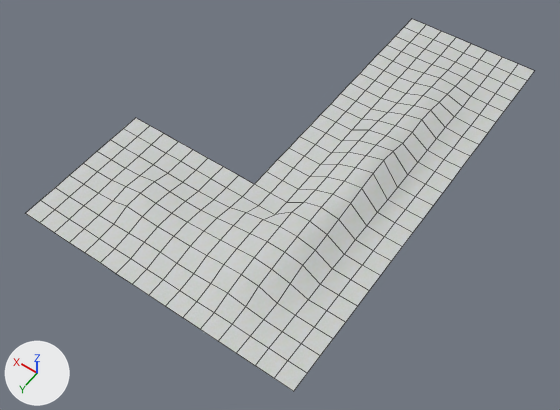
An edit to the OBJ model game/models/auto/l_1.obj, drawn before and after from the same camera.
Before and after are seen from a 50 mm lens placed at (-740.0, 2020.0, 1934.0), pointed at (187.0, 722.0, -107.0). Every picture has the same lights, and +X, +Y and +Z are marked at lower left. Mesh edges are drawn as thin lines. Where no turn or scale is listed for an object, it has been applied to the vertices.

Objects in the first picture: 'l_1_Cube.009'.
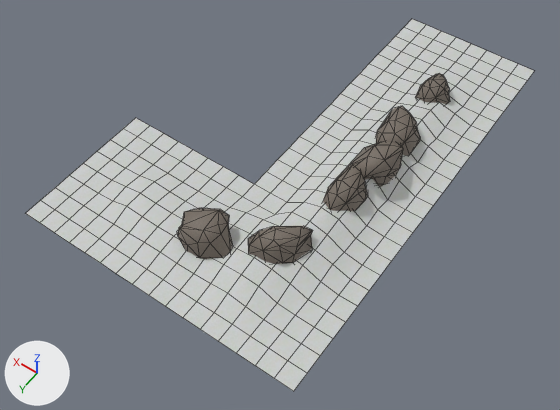
The change, as a list of edits to the scene's bpy script:
```text
Add img_rock_tga:
    img_rock_tga = load_image('rock.tga', '../../textures/dev/rock.tga', 128, 128, 'sRGB')
Add mat_textures_dev_ground_rock_tga:
    mat_textures_dev_ground_rock_tga = principled_material('textures/dev/ground_rock.tga')
    mat_textures_dev_ground_rock_tga.texture = img_rock_tga
    mat_textures_dev_ground_rock_tga.roughness = 0.69
Change me_l_1_cube_009:
    used by ob_l_1_cube_009; location = (0.0, 0.0, 0.0)
    verts and faces of me_l_1_cube_009; kept vertices keep their numbers, new ones are numbered from 297
    before: 56 (-128.0, 128.0, 6.0) at pixel (454, 116)
    before: 83 (-128.0, 320.0, 5.0) at pixel (427, 150), 101 (-128.0, 448.0, 3.0) at pixel (407, 174), 110 (-128.0, 512.0, 3.0) at pixel (397, 187), 120 (-64.0, 576.0, 90.0) at pixel (373, 173), 128 (-128.0, 640.0, 5.0) at pixel (377, 212)
    before: 138 (-64.0, 704.0, 70.0) at pixel (350, 203), 145 (-128.0, 768.0, 3.0) at pixel (355, 239), 170 (-128.0, 960.0, 1.0) at pixel (320, 284), 171 (-128.0, 896.0, 2.0) at pixel (332, 268), 172 (-128.0, 832.0, 2.0) at pixel (344, 254)
    remove me_l_1_cube_009.from_pydata(...)  # 297 vertices, 256 faces; spans x -256.0..768.0, y -256.0..1280.0, z 0.0..91.0
    add me_l_1_cube_009.from_pydata(...)  # 512 vertices, 657 faces; spans x -256.0..768.0, y -256.0..1280.0, z -33.0..150.0
    me_l_1_cube_009 part 1: a new loose piece of 45 vertices spanning x 137.0..333.0, y 967.0..1111.0, z -33.0..125.0, in mat_textures_dev_ground_rock_tga (picture img_rock_tga)
    me_l_1_cube_009 part 2: a new loose piece of 34 vertices spanning x -89.0..30.0, y 19.0..158.0, z -28.0..96.0, in mat_textures_dev_ground_rock_tga (picture img_rock_tga)
    me_l_1_cube_009 part 3: a new loose piece of 34 vertices spanning x -106.0..45.0, y 255.0..465.0, z -7.0..125.0, in mat_textures_dev_ground_rock_tga (picture img_rock_tga)
    me_l_1_cube_009 part 4: a new loose piece of 34 vertices spanning x -122.0..24.0, y 395.0..631.0, z -14.0..150.0, in mat_textures_dev_ground_rock_tga (picture img_rock_tga)
    me_l_1_cube_009 part 5: a new loose piece of 34 vertices spanning x -92.0..28.0, y 566.0..760.0, z 7.0..125.0, in mat_textures_dev_ground_rock_tga (picture img_rock_tga)
    me_l_1_cube_009 part 6: a new loose piece of 34 vertices spanning x -58.0..118.0, y 855.0..1020.0, z -1.0..123.0, in mat_textures_dev_ground_rock_tga (picture img_rock_tga)
    me_l_1_cube_009 part 7
    add verts[56] = (-128.0, 128.0, 19.0)  # moved, pixel (454, 113)
    me_l_1_cube_009 part 8
    add verts[83] = (-128.0, 320.0, 24.0)  # moved, pixel (428, 146)
    add verts[101] = (-128.0, 448.0, 37.0)  # moved, pixel (409, 167)
    add verts[110] = (-128.0, 512.0, 35.0)  # moved, pixel (399, 180)
    add verts[120] = (-64.0, 576.0, 76.0)  # moved
    add verts[128] = (-128.0, 640.0, 18.0)  # moved, pixel (377, 209)
    add verts[138] = (-64.0, 704.0, 54.0)  # moved
    add verts[145] = (-128.0, 768.0, 13.0)  # moved, pixel (355, 238)
    add verts[170] = (-128.0, 960.0, 13.0)  # moved, pixel (320, 281)
    add verts[172] = (-128.0, 832.0, 14.0)  # moved, pixel (344, 252)
    add verts[171] = (-128.0, 896.0, 27.0)  # moved, pixel (332, 264)
    add me_l_1_cube_009.materials.append(mat_textures_dev_ground_rock_tga)  # picture img_rock_tga
```

What differs and where, as boxes (x1, y1, x2, y2) in the pictures (560 x 410 px; the box of a moved part takes in the faces that stretch with it):
part 1 of me_l_1_cube_009, added: after (177, 208, 233, 259)
part 2 of me_l_1_cube_009, added: after (415, 73, 450, 104)
part 3 of me_l_1_cube_009, added: after (376, 106, 420, 156)
part 4 of me_l_1_cube_009, added: after (350, 142, 403, 186)
part 5 of me_l_1_cube_009, added: after (323, 163, 368, 211)
part 6 of me_l_1_cube_009, added: after (248, 226, 313, 264)
part 7 of me_l_1_cube_009, moved or reshaped: before (431, 94, 479, 136); after (431, 96, 479, 136)
part 8 of me_l_1_cube_009, moved or reshaped: (290, 120, 453, 311) in both
